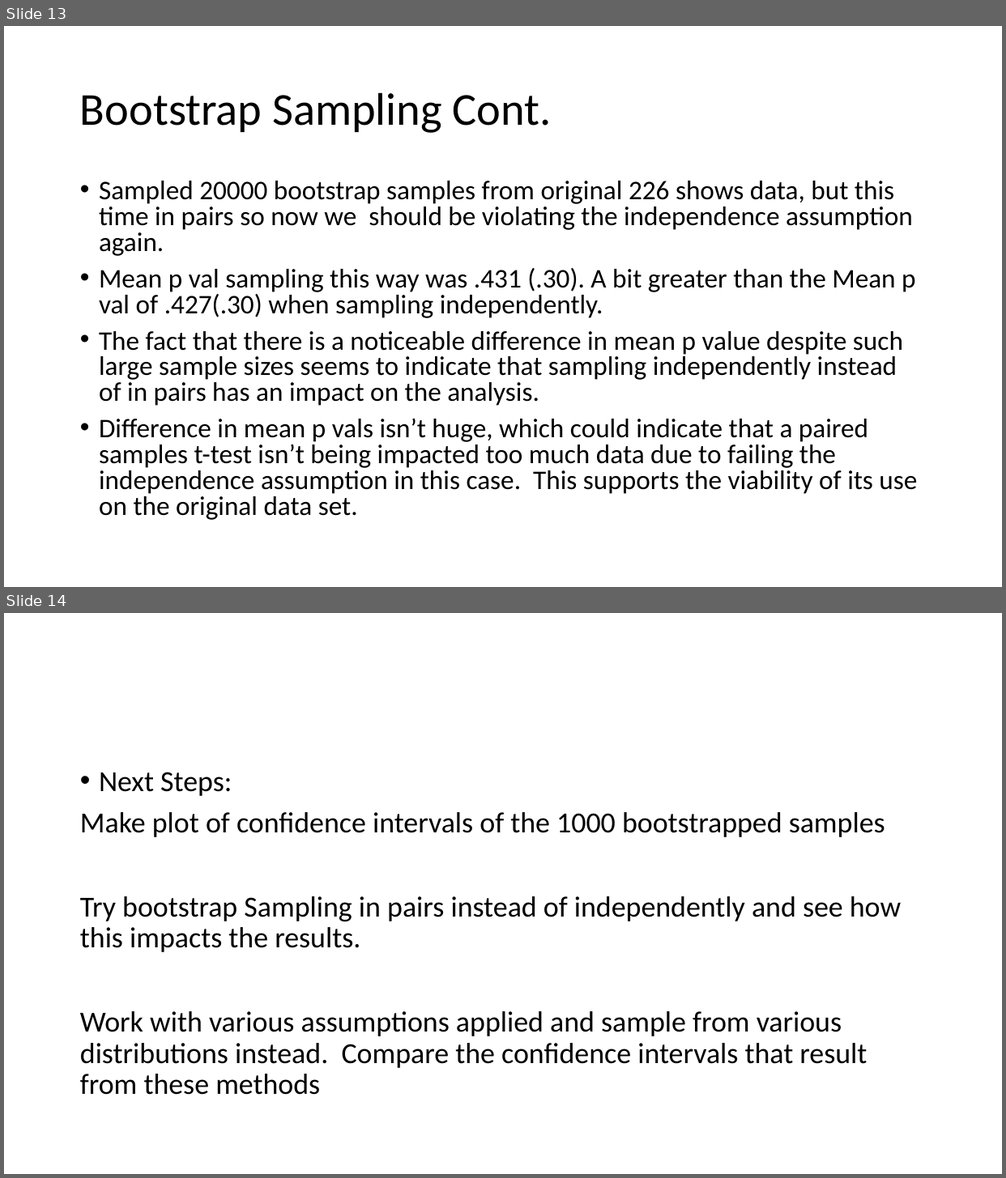
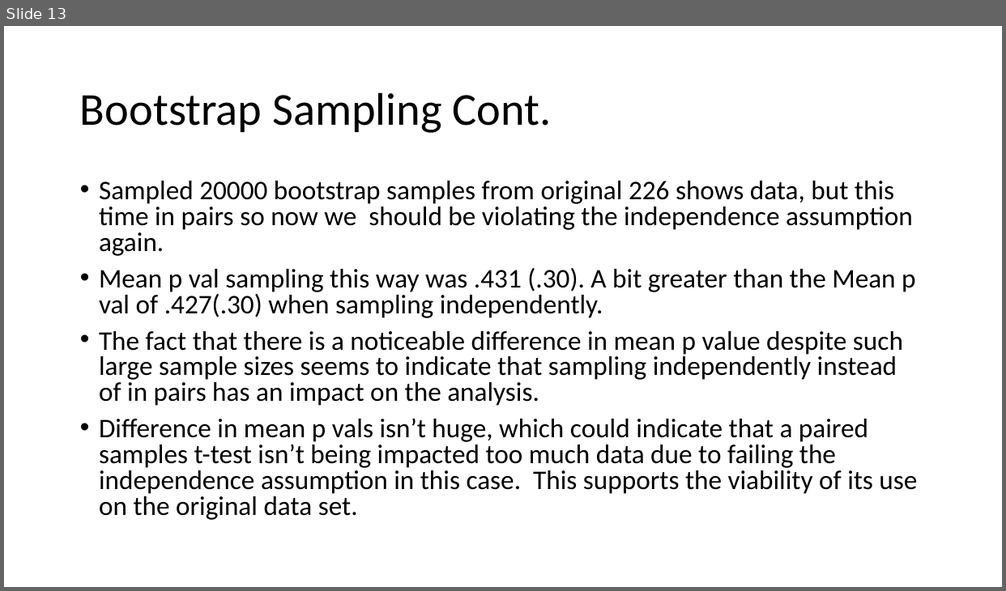
Before and after one commit to stat400-csu/project-8, a slide deck: 400 Presentation.pptx. Shown one above the other, each under a label of ours: slides 13 and 14 before the commit, slide 13 after it. The pictures are 1006x1178 and 1006x591 pixels, drawn with LibreOffice and Linux fonts; fonts in the diff are those of the drawing. Boxes give left, top, right and bottom in pixels: in the first picture for what was removed or moved away, otherwise in the second. Text is boxed around its words. In the diff, an @@ line names an element or a change of style, - is before the commit and + after.

```diff
--- a/400 Presentation.pptx
+++ b/400 Presentation.pptx
@@ slide 14 removed at (4, 613, 1002, 1174), background #FFFFFF @@
@@ text removed at (80, 772, 901, 1095) @@
-• Next Steps:
-Make plot of confidence intervals of the 1000 bootstrapped samples
-Try bootstrap Sampling in pairs instead of independently and see how this impacts the results.
-Work with various assumptions applied and sample from various distributions instead. Compare the confidence intervals that result from these methods
```
Also in this commit, not shown: 1 slide changed.
